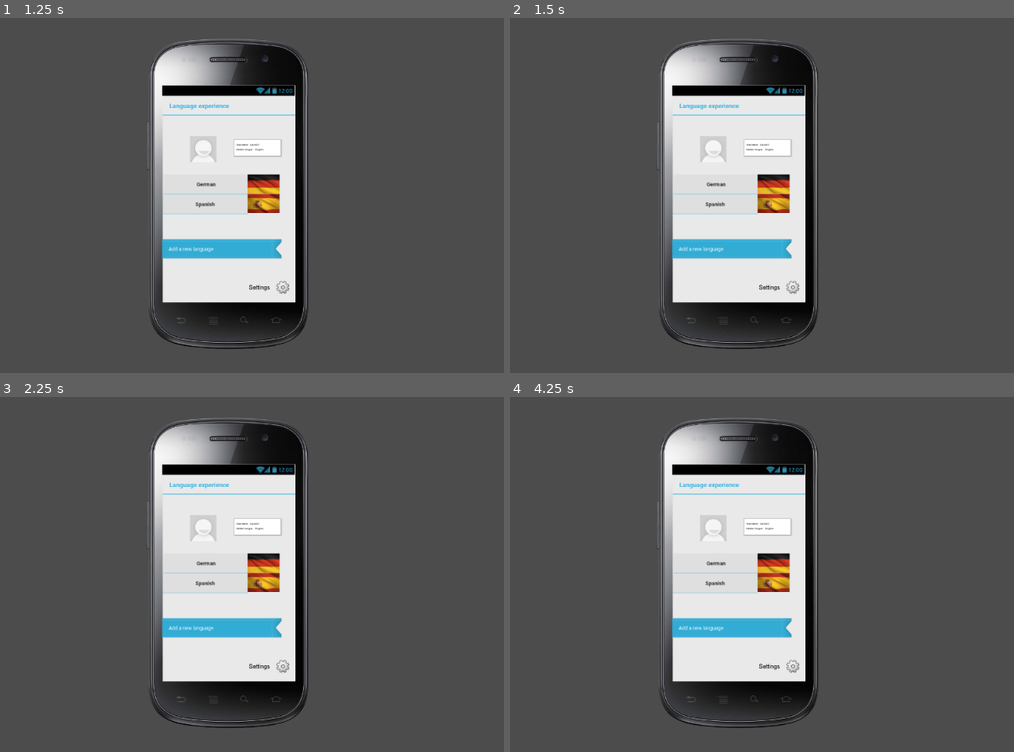
Above: before the commit, frames 1-4 (two rows, left to right).
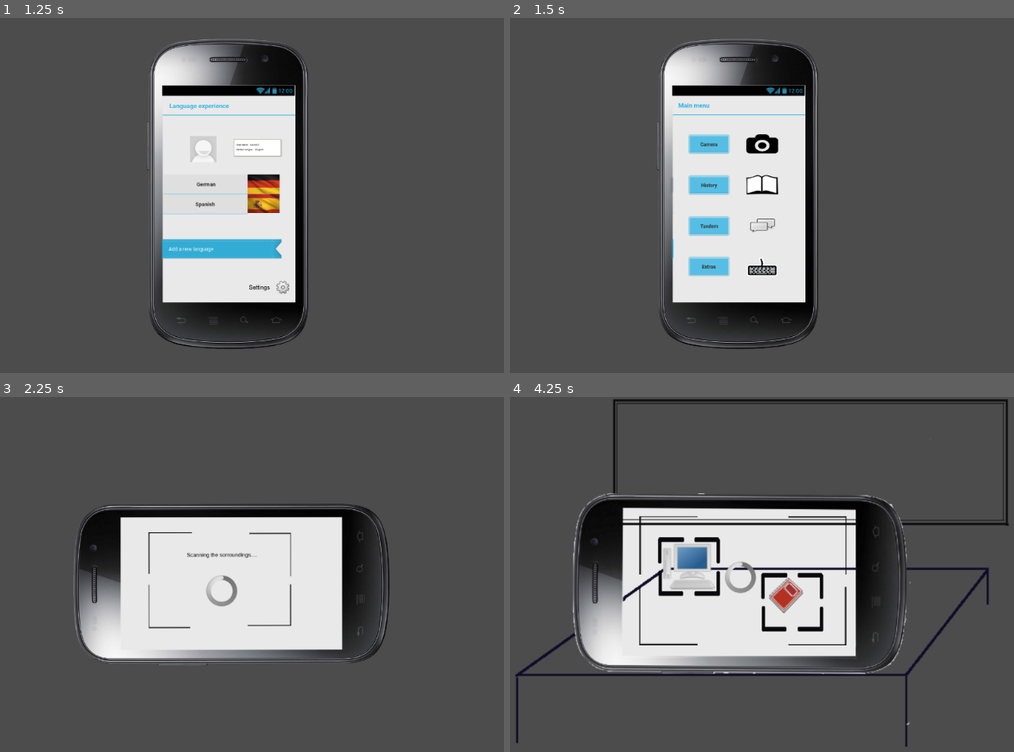
Above: after the commit, the same moments.

Repository: berni23/PrototypeUX
Game: Godot game, scene res://Main.tscn
The game is run twice, just before and just after one commit, with the same random seed, the same clock (stepped at 60 frames per second) and the same inputs. Sound files missing from this copy of the repository are replaced by a short silence.
Inputs (mouse positions are in pixels of both pictures, inside the frame that each line leads up to):
- Up to frame 1 (1.25 s): click (181, 319) at 0.5 s
- Up to frame 2 (1.5 s): click (716, 184) at 1.27 s
- Up to frame 3 (2.25 s): click (196, 524) at 2.02 s
- Up to frame 4 (4.25 s): tap Enter at 2.75 s; tap Space at 3.5 s

Frame 1 is identical in both runs. In frame 2, 5.0% of the frame differs, in the area x 32-59%, y 23-78%; in frame 3, 30%; in frame 4, 35%, in the area x 1-99%, y 0-99%.

Commit message:
More stuff

Diff:
--- a/Main.gd
+++ b/Main.gd
@@ -6,18 +6,36 @@
 var Cfinished = Color(1,1,1,1)
 var pressed = 0
 var paired = 0
-var Bbefore = null
 var Char=0
+var Screen = 0
+
+func _ready():
+
+		for node in get_node('Control2').get_children():node.hide()
+		for node in get_node('Control').get_children():node.hide()
 func Unpress(Node):
 	pressed =0
 	for node in Node.get_children():
 		node.pressed = false
 func _on_buttonBack_pressed():
-	for node in get_node('Control').get_children():node.hide()
+	if Screen==0:
+		for node in get_node('Control').get_children():node.hide()
+	else:
+		for node in get_node('Control2').get_children():node.hide()
+		Screen=0
+func _on_ButtonBack17_pressed():
 	for node in get_node('Control2').get_children():node.hide()
+	Screen =0
+	$Sprite.show()
+	$Control/Sprite9.show()
+
+
 func _on_TouchScreenButton_pressed():
 		$Control.show()
 		get_node("Control/Sprite2").show()
+func _on_ButtonGerman_pressed():
+	   $Control/Sprite9.show()
+
 func _on_Button2_pressed():
 		get_node("Control/Sprite2").hide()
 		get_node("Control/Sprite3").show()
@@ -94,11 +112,9 @@
 	$Correct8.play()
 	Unpress($Control/Sprite8)
 func wrong8():
-	print('is wrong')
 	for node in $Control/Sprite8.get_children():
 		if node.pressed==true:
 			 node.modulate = Cwrong
-			 print('sure it is')
 	$Wrong8.play()
 	Unpress($Control/Sprite8)
 func _on_Wrong8_finished():
@@ -126,10 +142,46 @@
 	$Control/Sprite8b/Label8b_2.visible_characters=0
 	$Control/Sprite8b/Timer8b.stop()
 	$Keyboard.stop()
-	$Sprite9.show()
-
+	$Control/Sprite9.show()
 func _on_Timer8b_timeout():
 	Char+=1
 	if Char<=33: $Control/Sprite8b/Label8b.visible_characters=Char
 	else: $Control/Sprite8b/Label8b_2.visible_characters=Char-33
 	if Char>68: $Keyboard.stop()
+func _on_Button9_1_pressed():
+	Screen =1
+	$Control2/Sprite17.show()
+	$Control/Sprite9.hide()
+	$Timer17.start()
+	#for node in get_node('Control').get_children():node.hide()
+	$Sprite.hide()
+func _on_Button9_2_pressed():
+	Screen = 1
+	$Control2/Sprite10.show()
+func _on_Button10_pressed():
+	$Control2/Sprite11.show()
+func _on_Timer17_timeout():
+	#$Control2/Sprite17.hide()
+	$Control2/Sprite18.show()
+	$Timer18.start()
+func _on_Timer18_timeout():
+	$Control2/Sprite19.show()
+func _on_Button19_pressed():
+	$Control2/Sprite20.show()
+func _on_Button9_4_pressed():
+	$Control2/Sprite21.show()
+func _on_Button21_1_pressed():
+	$Control/Sprite9.hide()
+	$Sprite.hide()
+	$Control2/Sprite21.hide()
+	$Control2/Sprite23.show()
+	$Timer23.start()
+func _on_Button21_2_pressed():
+	$Control2/Sprite22.show()
+
+func _on_Timer23_timeout():
+	$Control2/Sprite24.show()
+	$Timer24.start()
+
+func _on_Timer24_timeout():
+	$Control2/Sprite25.show()
--- a/Main.tscn
+++ b/Main.tscn
@@ -11,10 +11,25 @@
 [ext_resource path="res://frame8.png" type="Texture" id=9]
 [ext_resource path="res://buttonTexture2.png" type="Texture" id=10]
 [ext_resource path="res://betweenScreen.png" type="Texture" id=11]
-[ext_resource path="res://Sounds/correct.wav" type="AudioStream" id=12]
-[ext_resource path="res://Sounds/wrong.wav" type="AudioStream" id=13]
-[ext_resource path="res://frame9.png" type="Texture" id=14]
-[ext_resource path="res://Sounds/keyboard.wav" type="AudioStream" id=15]
+[ext_resource path="res://frame9.png" type="Texture" id=12]
+[ext_resource path="res://Sounds/correct.wav" type="AudioStream" id=13]
+[ext_resource path="res://Sounds/wrong.wav" type="AudioStream" id=14]
+[ext_resource path="res://frame10.png" type="Texture" id=15]
+[ext_resource path="res://frame11.png" type="Texture" id=16]
+[ext_resource path="res://frame12.png" type="Texture" id=17]
+[ext_resource path="res://frame13.png" type="Texture" id=18]
+[ext_resource path="res://frame14.png" type="Texture" id=19]
+[ext_resource path="res://frame15.png" type="Texture" id=20]
+[ext_resource path="res://frame16.png" type="Texture" id=21]
+[ext_resource path="res://frame17.png" type="Texture" id=22]
+[ext_resource path="res://frame18.png" type="Texture" id=23]
+[ext_resource path="res://frame19.png" type="Texture" id=24]
+[ext_resource path="res://frame20.png" type="Texture" id=25]
+[ext_resource path="res://frame21.png" type="Texture" id=26]
+[ext_resource path="res://frame22.png" type="Texture" id=27]
+[ext_resource path="res://frame24.png" type="Texture" id=28]
+[ext_resource path="res://frame25.png" type="Texture" id=29]
+[ext_resource path="res://Sounds/keyboard.wav" type="AudioStream" id=30]
 
 [sub_resource type="Theme" id=1]
 
@@ -27,8 +42,22 @@
 [node name="Camera2D" type="Camera2D" parent="."]
 position = Vector2( 466.726, 294.332 )
 rotation = -1.68355
+scale = Vector2( 1, 1 )
 current = true
 zoom = Vector2( 1.5, 1.5 )
+
+[node name="Timer8b" type="Timer" parent="."]
+wait_time = 0.08
+
+[node name="ButtonBack17" type="Button" parent="."]
+modulate = Color( 1, 1, 1, 0 )
+margin_left = 701.944
+margin_top = 382.848
+margin_right = 713.944
+margin_bottom = 402.848
+rect_scale = Vector2( 11.5136, 3.61095 )
+shortcut_in_tooltip = false
+flat = true
 
 [node name="buttonBack" type="Button" parent="."]
 margin_left = 294.875
@@ -36,12 +65,20 @@
 margin_right = 306.875
 margin_bottom = 581.169
 rect_scale = Vector2( 2.42889, 1.36345 )
+flat = true
 
 [node name="Sprite" type="Sprite" parent="."]
-editor/display_folded = true
 position = Vector2( 420.672, 269.397 )
 scale = Vector2( 1, 0.982575 )
 texture = ExtResource( 2 )
+
+[node name="ButtonGerman" type="Button" parent="Sprite"]
+margin_left = -156.179
+margin_top = -44.1542
+margin_right = -144.179
+margin_bottom = -24.1542
+rect_scale = Vector2( 17.1107, 2.20534 )
+flat = true
 
 [node name="TouchScreenButton" type="Button" parent="Sprite"]
 modulate = Color( 1, 1, 1, 0 )
@@ -50,6 +87,7 @@
 margin_right = -123.032
 margin_bottom = 135.858
 rect_scale = Vector2( 14.003, 2.07181 )
+flat = true
 
 [node name="Control" type="Control" parent="."]
 margin_left = -3.09094
@@ -157,6 +195,7 @@
 flat = true
 
 [node name="Sprite8" type="Sprite" parent="Control"]
+editor/display_folded = true
 visible = false
 material = SubResource( 2 )
 position = Vector2( 427.149, 279.465 )
@@ -273,6 +312,7 @@
 flat = true
 
 [node name="Sprite8b" type="Sprite" parent="Control"]
+editor/display_folded = true
 visible = false
 position = Vector2( 426.532, 280.508 )
 scale = Vector2( 1.9745, 1.84664 )
@@ -303,39 +343,209 @@
 autowrap = true
 percent_visible = 0.0
 
-[node name="Timer8b" type="Timer" parent="Control/Sprite8b"]
-wait_time = 0.08
+[node name="Sprite9" type="Sprite" parent="Control"]
+editor/display_folded = true
+visible = false
+position = Vector2( 426.287, 283.547 )
+scale = Vector2( 0.999094, 0.988974 )
+texture = ExtResource( 12 )
+
+[node name="Button9_1" type="Button" parent="Control/Sprite9"]
+margin_left = -115.0
+margin_top = -155.0
+margin_right = -29.0
+margin_bottom = -117.0
+flat = true
+
+[node name="Button9_2" type="Button" parent="Control/Sprite9"]
+margin_left = -117.097
+margin_top = -55.4367
+margin_right = -31.0969
+margin_bottom = -17.4367
+flat = true
+
+[node name="Button9_3" type="Button" parent="Control/Sprite9"]
+margin_left = -117.097
+margin_top = 44.8083
+margin_right = -31.0969
+margin_bottom = 82.8083
+flat = true
+
+[node name="Button9_4" type="Button" parent="Control/Sprite9"]
+margin_left = -117.097
+margin_top = 142.816
+margin_right = -31.0969
+margin_bottom = 180.816
+flat = true
 
 [node name="Correct8" type="AudioStreamPlayer2D" parent="."]
 position = Vector2( -7.62939e-06, 0 )
-stream = ExtResource( 12 )
+stream = ExtResource( 13 )
 
 [node name="Wrong8" type="AudioStreamPlayer2D" parent="."]
 position = Vector2( -30.0714, -2.86395 )
-stream = ExtResource( 13 )
-
-[node name="Sprite9" type="Sprite" parent="."]
-visible = false
-position = Vector2( 423.196, 283.547 )
-scale = Vector2( 0.999094, 0.988974 )
-texture = ExtResource( 14 )
+stream = ExtResource( 14 )
 
 [node name="Control2" type="Control" parent="."]
 margin_right = 40.0
 margin_bottom = 40.0
 
-[node name="Sprite10" type="Sprite" parent="."]
-visible = false
-position = Vector2( 421.248, 277.703 )
-texture = ExtResource( 14 )
+[node name="Sprite10" type="Sprite" parent="Control2"]
+editor/display_folded = true
+visible = false
+position = Vector2( 425.119, 284.631 )
+texture = ExtResource( 15 )
+
+[node name="Button10" type="Button" parent="Control2/Sprite10"]
+margin_left = -6.10352e-05
+margin_top = -112.1
+margin_right = 11.9999
+margin_bottom = -92.0999
+rect_scale = Vector2( 6.31178, 3.12737 )
+flat = true
+
+[node name="Sprite11" type="Sprite" parent="Control2"]
+visible = false
+position = Vector2( 423.871, 284.088 )
+texture = ExtResource( 16 )
+
+[node name="Sprite12" type="Sprite" parent="Control2"]
+visible = false
+position = Vector2( 423.102, 282.285 )
+texture = ExtResource( 17 )
+
+[node name="Sprite13" type="Sprite" parent="Control2"]
+visible = false
+position = Vector2( 420.931, 300 )
+scale = Vector2( 0.98, 0.97 )
+texture = ExtResource( 18 )
+
+[node name="Sprite14" type="Sprite" parent="Control2"]
+visible = false
+position = Vector2( 420.901, 295.71 )
+scale = Vector2( 1, 1.04 )
+texture = ExtResource( 19 )
+
+[node name="Sprite15" type="Sprite" parent="Control2"]
+position = Vector2( 420.901, 293.552 )
+scale = Vector2( 1, 1.04 )
+texture = ExtResource( 20 )
+
+[node name="Sprite16" type="Sprite" parent="Control2"]
+position = Vector2( 423.06, 291.393 )
+scale = Vector2( 1, 1.01009 )
+texture = ExtResource( 21 )
+
+[node name="Sprite17" type="Sprite" parent="Control2"]
+visible = false
+position = Vector2( 427.377, 297.869 )
+rotation = 1.56971
+texture = ExtResource( 22 )
+
+[node name="Sprite18" type="Sprite" parent="Control2"]
+visible = false
+position = Vector2( 203.652, 277.039 )
+scale = Vector2( 1, 1.01009 )
+texture = ExtResource( 23 )
+
+[node name="Sprite19" type="Sprite" parent="Control2"]
+editor/display_folded = true
+visible = false
+position = Vector2( 430, 299.76 )
+rotation = -1.56205
+scale = Vector2( 1.14, 1.09 )
+texture = ExtResource( 24 )
+
+[node name="Button19" type="Button" parent="Control2/Sprite19"]
+margin_left = -52.8811
+margin_top = 97.9598
+margin_right = -40.8811
+margin_bottom = 117.96
+rect_rotation = -47.4405
+rect_scale = Vector2( 3.23476, 2.63065 )
+flat = true
+
+[node name="Sprite20" type="Sprite" parent="Control2"]
+visible = false
+position = Vector2( 437.29, 293.822 )
+rotation = -0.00286697
+scale = Vector2( 1.10504, 1.127 )
+texture = ExtResource( 25 )
+
+[node name="Sprite21" type="Sprite" parent="Control2"]
+position = Vector2( 422.587, 292.961 )
+rotation = -0.00286697
+scale = Vector2( 1.01618, 1.01802 )
+texture = ExtResource( 26 )
+
+[node name="Button21_1" type="Button" parent="Control2/Sprite21"]
+margin_left = -111.245
+margin_top = -91.9656
+margin_right = -99.2455
+margin_bottom = -71.9656
+rect_scale = Vector2( 9.19709, 2.99345 )
+flat = true
+
+[node name="Button21_2" type="Button" parent="Control2/Sprite21"]
+margin_left = -111.783
+margin_top = 54.5201
+margin_right = -99.7835
+margin_bottom = 74.5201
+rect_scale = Vector2( 9.59023, 3.03556 )
+flat = true
+
+[node name="Sprite22" type="Sprite" parent="Control2"]
+visible = false
+position = Vector2( 421.654, 288.006 )
+rotation = -0.00286697
+scale = Vector2( 1.01514, 1.02327 )
+texture = ExtResource( 27 )
+
+[node name="Sprite23" type="Sprite" parent="Control2"]
+visible = false
+position = Vector2( 428.739, 301.163 )
+rotation = 1.56605
+scale = Vector2( 1.01514, 0.982815 )
+texture = ExtResource( 22 )
+
+[node name="Sprite24" type="Sprite" parent="Control2"]
+position = Vector2( 113.47, 511.342 )
+rotation = 0.000206006
+scale = Vector2( 1.13514, 1.18283 )
+texture = ExtResource( 28 )
+
+[node name="Sprite25" type="Sprite" parent="Control2"]
+position = Vector2( 437.548, 301.441 )
+rotation = 0.000206006
+scale = Vector2( 0.981538, 1.06257 )
+texture = ExtResource( 29 )
 
 [node name="Timer8" type="Timer" parent="."]
 wait_time = 8.0
 one_shot = true
 
 [node name="Keyboard" type="AudioStreamPlayer2D" parent="."]
-stream = ExtResource( 15 )
+stream = ExtResource( 30 )
+
+[node name="Timer17" type="Timer" parent="."]
+wait_time = 2.0
+one_shot = true
+
+[node name="Timer18" type="Timer" parent="."]
+wait_time = 2.0
+one_shot = true
+
+[node name="Timer23" type="Timer" parent="."]
+wait_time = 2.0
+one_shot = true
+
+[node name="Timer24" type="Timer" parent="."]
+wait_time = 2.0
+one_shot = true
+[connection signal="timeout" from="Timer8b" to="." method="_on_Timer8b_timeout"]
+[connection signal="pressed" from="ButtonBack17" to="." method="_on_ButtonBack17_pressed"]
 [connection signal="pressed" from="buttonBack" to="." method="_on_buttonBack_pressed"]
+[connection signal="pressed" from="Sprite/ButtonGerman" to="." method="_on_ButtonGerman_pressed"]
 [connection signal="pressed" from="Sprite/TouchScreenButton" to="." method="_on_TouchScreenButton_pressed"]
 [connection signal="pressed" from="Control/Sprite2/Button2" to="." method="_on_Button2_pressed"]
 [connection signal="pressed" from="Control/Sprite3/Button3" to="." method="_on_Button3_pressed"]
@@ -353,7 +563,17 @@
 [connection signal="pressed" from="Control/Sprite8/Button8_8" to="." method="_on_Button8_8_pressed"]
 [connection signal="pressed" from="Control/Sprite8/Button8_9" to="." method="_on_Button8_9_pressed"]
 [connection signal="pressed" from="Control/Sprite8/Button8_10" to="." method="_on_Button8_10_pressed"]
-[connection signal="timeout" from="Control/Sprite8b/Timer8b" to="." method="_on_Timer8b_timeout"]
+[connection signal="pressed" from="Control/Sprite9/Button9_1" to="." method="_on_Button9_1_pressed"]
+[connection signal="pressed" from="Control/Sprite9/Button9_2" to="." method="_on_Button9_2_pressed"]
+[connection signal="pressed" from="Control/Sprite9/Button9_4" to="." method="_on_Button9_4_pressed"]
 [connection signal="finished" from="Correct8" to="." method="_on_Correct8_finished"]
 [connection signal="finished" from="Wrong8" to="." method="_on_Wrong8_finished"]
+[connection signal="pressed" from="Control2/Sprite10/Button10" to="." method="_on_Button10_pressed"]
+[connection signal="pressed" from="Control2/Sprite19/Button19" to="." method="_on_Button19_pressed"]
+[connection signal="pressed" from="Control2/Sprite21/Button21_1" to="." method="_on_Button21_1_pressed"]
+[connection signal="pressed" from="Control2/Sprite21/Button21_2" to="." method="_on_Button21_2_pressed"]
 [connection signal="timeout" from="Timer8" to="." method="_on_Timer8_timeout"]
+[connection signal="timeout" from="Timer17" to="." method="_on_Timer17_timeout"]
+[connection signal="timeout" from="Timer18" to="." method="_on_Timer18_timeout"]
+[connection signal="timeout" from="Timer23" to="." method="_on_Timer23_timeout"]
+[connection signal="timeout" from="Timer24" to="." method="_on_Timer24_timeout"]
Not shown: 1 places in Main.tscn that only renumber resources
Binary file added: frame10.png
Not shown, added: frame10.png.import
Binary file added: frame11.png
Not shown, added: frame11.png.import
Binary file added: frame12.png
Not shown, added: frame12.png.import
Binary file added: frame13.png
Not shown, added: frame13.png.import
Binary file added: frame14.png
Not shown, added: frame14.png.import
Binary file added: frame15.png
(and 28 more such lines)
